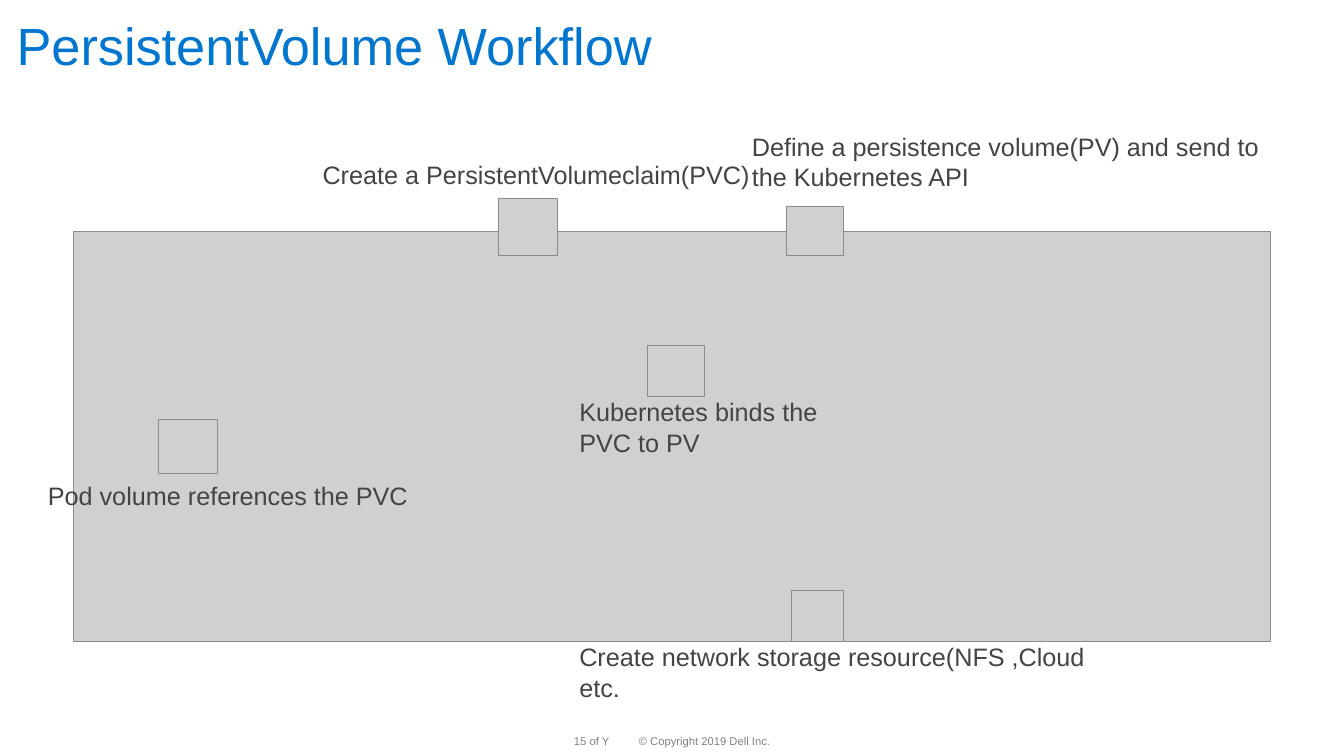
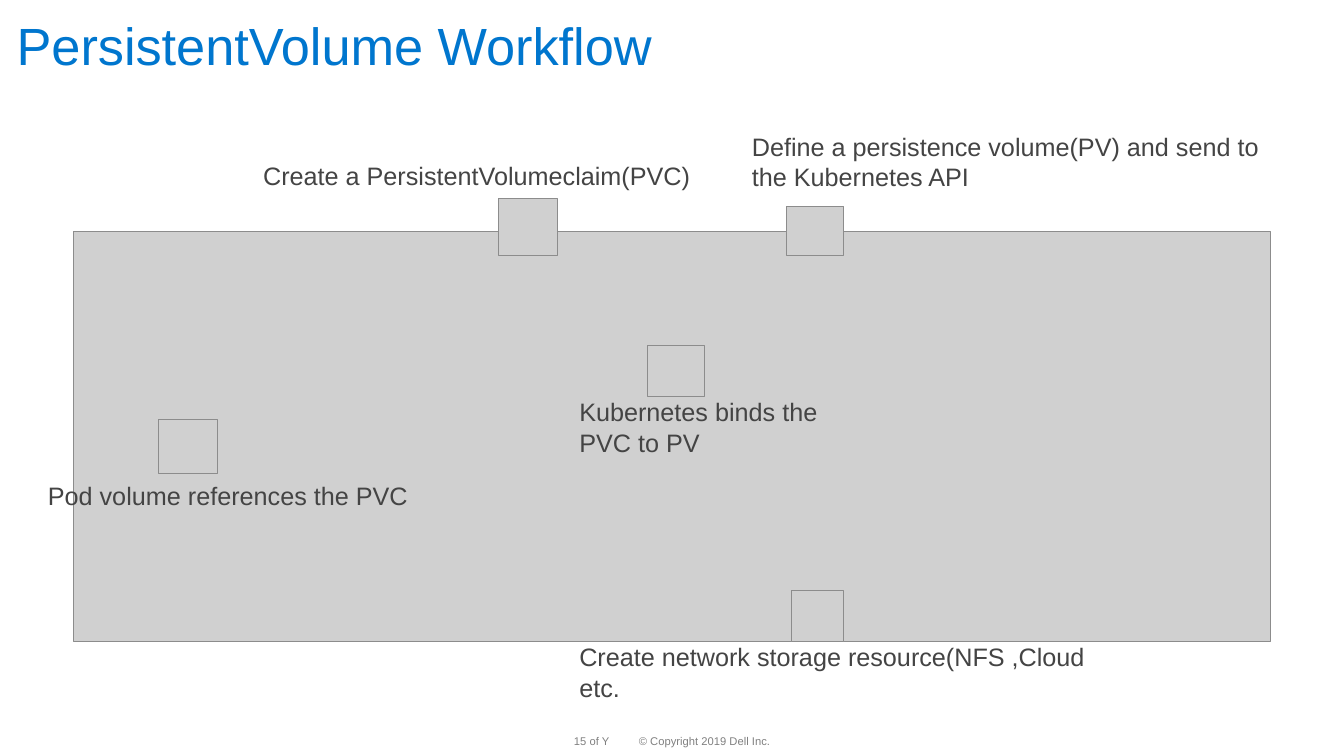
Before and after one commit to dteskubernetesworkshop/spring-boot-k8s-workshop, a slide deck: slide 15 of slides/k8 workshop deck-Day-2 -v 1.0D.pptx. Drawn at 1344x756 pixels with LibreOffice and Linux fonts; fonts in the diff are those of the drawing; grey boxes stand for pictures; background and template pictures are left out. Boxes give left, top, right and bottom in pixels: in the first picture for what was removed or moved away, otherwise in the second. Text is boxed around its words. In the diff, an @@ line names an element or a change of style, - is before the commit and + after.

```diff
--- a/slides/k8 workshop deck-Day-2 -v 1.0D.pptx
+++ b/slides/k8 workshop deck-Day-2 -v 1.0D.pptx
@@ text "Create a PersistentVolumeclaim(PVC)": place and size @@
-text "Create a PersistentVolumeclaim(PVC)" at (323,165,749,190)
+text "Create a PersistentVolumeclaim(PVC)" at (263,166,690,190)
```
Also in this commit, not shown: 1 other slide changed, 10 other files.
